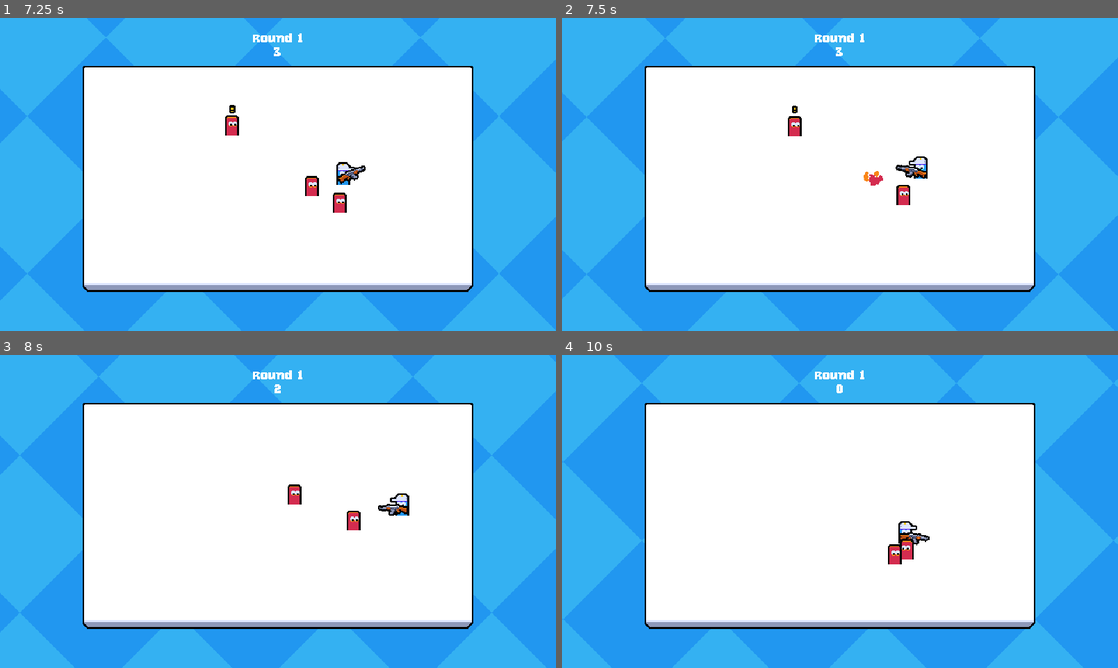
Above: before the commit, frames 1-4 (two rows, left to right).
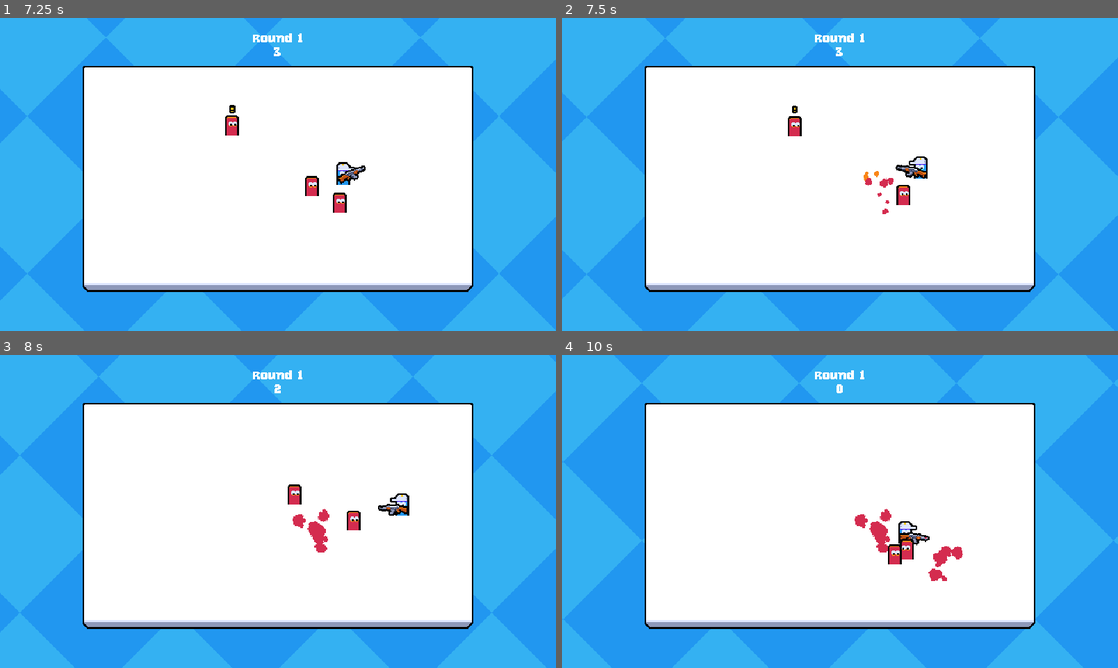
Above: after the commit, the same moments.

Repository: exglegaming/Multiplayer-Course
Game: Godot game, scene res://scenes/levels/main.tscn
Two runs of this game, one before a commit and one after it. Both use one fixed random seed, a clock stepped at 60 frames per second and the inputs below. This scene is started directly instead of the project's main scene.
Inputs (mouse positions are in pixels of both pictures, inside the frame that each line leads up to):
- Up to frame 1 (7.25 s): move the mouse to (400, 158) at 0.52 s; hold D (move_right) 0.53-1.28 s; click (400, 158) at 0.6 s; move the mouse to (166, 190) at 1.27 s; hold S (move_down) 1.28-2.03 s; click (166, 190) at 1.35 s; move the mouse to (333, 105) at 2.02 s; hold D (move_right) 2.03-2.78 s; click (333, 105) at 2.1 s; move the mouse to (250, 237) at 2.77 s; hold W (move_up) 2.78-3.53 s; click (250, 237) at 2.85 s; move the mouse to (444, 221) at 3.52 s; hold A (move_left) 3.53-5.03 s; click (444, 221) at 3.6 s; move the mouse to (111, 127) at 4.27 s; click (111, 127) at 4.35 s; move the mouse to (305, 174) at 5.02 s; hold S (move_down) 5.03-5.78 s; click (305, 174) at 5.1 s; move the mouse to (194, 96) at 5.77 s; hold D (move_right) 5.78-6.53 s; click (194, 96) at 5.85 s; move the mouse to (400, 158) at 6.52 s; hold W (move_up) from 6.53 s (still down); click (400, 158) at 6.6 s
- Up to frame 2 (7.5 s): move the mouse to (728, 190) at 7.27 s; release W (move_up) at 7.28 s; hold D (move_right) from 7.28 s (still down); click (728, 190) at 7.35 s
- Up to frame 3 (8 s): keep holding D (move_right)
- Up to frame 4 (10 s): move the mouse to (895, 442) at 8.02 s; release D (move_right) at 8.03 s; hold S (move_down) 8.03-8.78 s; click (895, 442) at 8.1 s; move the mouse to (812, 574) at 8.77 s; hold A (move_left) 8.78-9.53 s; click (812, 574) at 8.85 s; move the mouse to (1006, 558) at 9.52 s; hold W (move_up) from 9.53 s (still down); click (1006, 558) at 9.6 s

Frame 1 is identical in both runs. In frame 2, 0.1% of the frame differs, in the area x 54-60%, y 50-63%; in frame 3, 0.4%; in frame 4, 0.6%, in the area x 52-73%, y 49-73%.

Commit message:
added persistent ground particles

Diff:
--- /dev/null
+++ b/scenes/effect/enemy_ground_particles/enemy_ground_particles.tscn
@@ -0,0 +1,110 @@
+[gd_scene load_steps=11 format=3 uid="uid://jg07db1vyyw3"]
+
+[ext_resource type="Texture2D" uid="uid://d1dsmhob2lub4" path="res://assets/effect/particles.png" id="1_e50f0"]
+
+[sub_resource type="Animation" id="Animation_e50f0"]
+resource_name = "default"
+length = 15.0
+step = 0.05
+tracks/0/type = "value"
+tracks/0/imported = false
+tracks/0/enabled = true
+tracks/0/path = NodePath("GPUParticles2D:emitting")
+tracks/0/interp = 1
+tracks/0/loop_wrap = true
+tracks/0/keys = {
+"times": PackedFloat32Array(0),
+"transitions": PackedFloat32Array(1),
+"update": 1,
+"values": [true]
+}
+tracks/1/type = "method"
+tracks/1/imported = false
+tracks/1/enabled = true
+tracks/1/path = NodePath(".")
+tracks/1/interp = 1
+tracks/1/loop_wrap = true
+tracks/1/keys = {
+"times": PackedFloat32Array(15),
+"transitions": PackedFloat32Array(1),
+"values": [{
+"args": [],
+"method": &"queue_free"
+}]
+}
+
+[sub_resource type="Animation" id="Animation_2ah7b"]
+length = 0.001
+tracks/0/type = "value"
+tracks/0/imported = false
+tracks/0/enabled = true
+tracks/0/path = NodePath("GPUParticles2D:emitting")
+tracks/0/interp = 1
+tracks/0/loop_wrap = true
+tracks/0/keys = {
+"times": PackedFloat32Array(0),
+"transitions": PackedFloat32Array(1),
+"update": 1,
+"values": [false]
+}
+
+[sub_resource type="AnimationLibrary" id="AnimationLibrary_2ah7b"]
+_data = {
+&"RESET": SubResource("Animation_2ah7b"),
+&"default": SubResource("Animation_e50f0")
+}
+
+[sub_resource type="CanvasItemMaterial" id="CanvasItemMaterial_2ah7b"]
+particles_animation = true
+particles_anim_h_frames = 4
+particles_anim_v_frames = 1
+particles_anim_loop = false
+
+[sub_resource type="Gradient" id="Gradient_b7ste"]
+offsets = PackedFloat32Array(0)
+colors = PackedColorArray(0.83137256, 0.17254902, 0.30980393, 1)
+
+[sub_resource type="GradientTexture1D" id="GradientTexture1D_y6rus"]
+gradient = SubResource("Gradient_b7ste")
+
+[sub_resource type="Curve" id="Curve_e50f0"]
+_data = [Vector2(0, 0), 0.0, 0.0, 0, 0, Vector2(0.0029205605, 1), 0.0, 0.0, 0, 0, Vector2(0.8656543, 1), 0.0, 0.0, 0, 0, Vector2(1, 0), 0.0, 0.0, 0, 0]
+point_count = 4
+
+[sub_resource type="CurveTexture" id="CurveTexture_2ah7b"]
+curve = SubResource("Curve_e50f0")
+
+[sub_resource type="ParticleProcessMaterial" id="ParticleProcessMaterial_b7ste"]
+lifetime_randomness = 0.5
+particle_flag_disable_z = true
+emission_shape = 1
+emission_sphere_radius = 32.0
+angle_min = -720.0
+angle_max = 720.0
+gravity = Vector3(0, 0, 0)
+scale_min = 0.5
+scale_max = 1.5
+scale_curve = SubResource("CurveTexture_2ah7b")
+color_initial_ramp = SubResource("GradientTexture1D_y6rus")
+anim_offset_max = 1.0
+
+[node name="EnemyGroundParticles" type="Node2D"]
+
+[node name="AnimationPlayer" type="AnimationPlayer" parent="."]
+libraries = {
+&"": SubResource("AnimationLibrary_2ah7b")
+}
+autoplay = "default"
+
+[node name="GPUParticles2D" type="GPUParticles2D" parent="."]
+material = SubResource("CanvasItemMaterial_2ah7b")
+emitting = false
+amount = 10
+texture = ExtResource("1_e50f0")
+lifetime = 10.0
+one_shot = true
+explosiveness = 0.98
+fixed_fps = 0
+interpolate = false
+local_coords = true
+process_material = SubResource("ParticleProcessMaterial_b7ste")
--- a/scenes/levels/main.tscn
+++ b/scenes/levels/main.tscn
@@ -1,9 +1,10 @@
-[gd_scene load_steps=7 format=3 uid="uid://25v5neekcjpn"]
+[gd_scene load_steps=8 format=3 uid="uid://25v5neekcjpn"]
 
 [ext_resource type="Script" uid="uid://dcxxgns8fnshc" path="res://scripts/levels/main.gd" id="1_72ix8"]
 [ext_resource type="Texture2D" uid="uid://cwdw6krv0ouug" path="res://assets/environment/arena.png" id="2_2vj2h"]
 [ext_resource type="PackedScene" uid="uid://dwwkl7bso0srk" path="res://scenes/manager/enemy_manager.tscn" id="2_y0acb"]
 [ext_resource type="PackedScene" uid="uid://by55842vg2bcw" path="res://scenes/ui/game_ui/game_ui.tscn" id="3_j4d2a"]
+[ext_resource type="Texture2D" uid="uid://cp83w5uyg65f" path="res://assets/effect/clip_mask.png" id="5_u81e1"]
 
 [sub_resource type="RectangleShape2D" id="RectangleShape2D_2vj2h"]
 size = Vector2(32, 300)
@@ -78,6 +79,15 @@
 shape = SubResource("RectangleShape2D_y0acb")
 metadata/_edit_lock_ = true
 
+[node name="BackgroundEffects" type="Node2D" parent="."]
+
+[node name="BackgroundMask" type="Sprite2D" parent="BackgroundEffects"]
+unique_name_in_owner = true
+clip_children = 1
+position = Vector2(320, 180)
+texture = ExtResource("5_u81e1")
+metadata/_edit_lock_ = true
+
 [node name="YSortRoot" type="Node2D" parent="."]
 y_sort_enabled = true
 metadata/_edit_lock_ = true
--- a/scripts/entities/enemy/enemy.gd
+++ b/scripts/entities/enemy/enemy.gd
@@ -3,12 +3,13 @@
 
 const PLAYER: StringName = "player"
 
+var impact_particles_scene: PackedScene = preload("uid://dg86u558utw8f")
+var ground_particles_scene: PackedScene = preload("uid://jg07db1vyyw3")
 var target_position: Vector2
 var state_machine: CallableStateMachine = CallableStateMachine.new()
 var default_collision_mask: int
 var default_collision_layer: int
 var alert_tween: Tween
-var impact_particles_scene: PackedScene = preload("uid://dg86u558utw8f")
 var current_state: String:
 	get:
 		return state_machine.current_state
@@ -176,7 +177,20 @@
 	get_parent().add_child(hit_particles)
 
 
+@rpc("authority", "call_local")
+func spawn_death_particles() -> void:
+	var death_particles: Node2D = ground_particles_scene.instantiate()
+
+	var background_node: Node = Main.background_mask
+	if !is_instance_valid(background_node):
+		background_node = get_parent()
+
+	background_node.add_child(death_particles)
+	death_particles.global_position = global_position
+
+
 func _on_died() -> void:
+	spawn_death_particles.rpc()
 	GameEvents.emit_enemy_died()
 	queue_free()
 
--- a/scripts/levels/main.gd
+++ b/scripts/levels/main.gd
@@ -1,7 +1,11 @@
+class_name Main
 extends Node
 
 
 const MAIN_MENU_SCENE: String = "res://scenes/ui/main_menu/main_menu.tscn"
+
+static var background_effects: Node2D
+static var background_mask: Sprite2D
 
 var player_scene: PackedScene = preload("uid://bvlv7g7jv37sh")
 var dead_peers: Array[int] = []
@@ -10,9 +14,14 @@
 @onready var multiplayer_spawner: MultiplayerSpawner = $MultiplayerSpawner
 @onready var player_spawn_position: Marker2D = $PayerSpawnPosition
 @onready var enemy_manager: EnemyManager = $EnemyManager
+@onready var _background_effects: Node2D = $BackgroundEffects
+@onready var _background_mask: Sprite2D = %BackgroundMask
 
 
 func _ready() -> void:
+	background_effects = _background_effects
+	background_mask = _background_mask
+
 	multiplayer_spawner.spawn_function = func(data: Variant) -> Variant:
 		var player := player_scene.instantiate() as Player
 		player.name = str(data.peer_id)
Binary file added: assets/effect/clip_mask.png
Not shown, added: assets/effect/clip_mask.png.import
